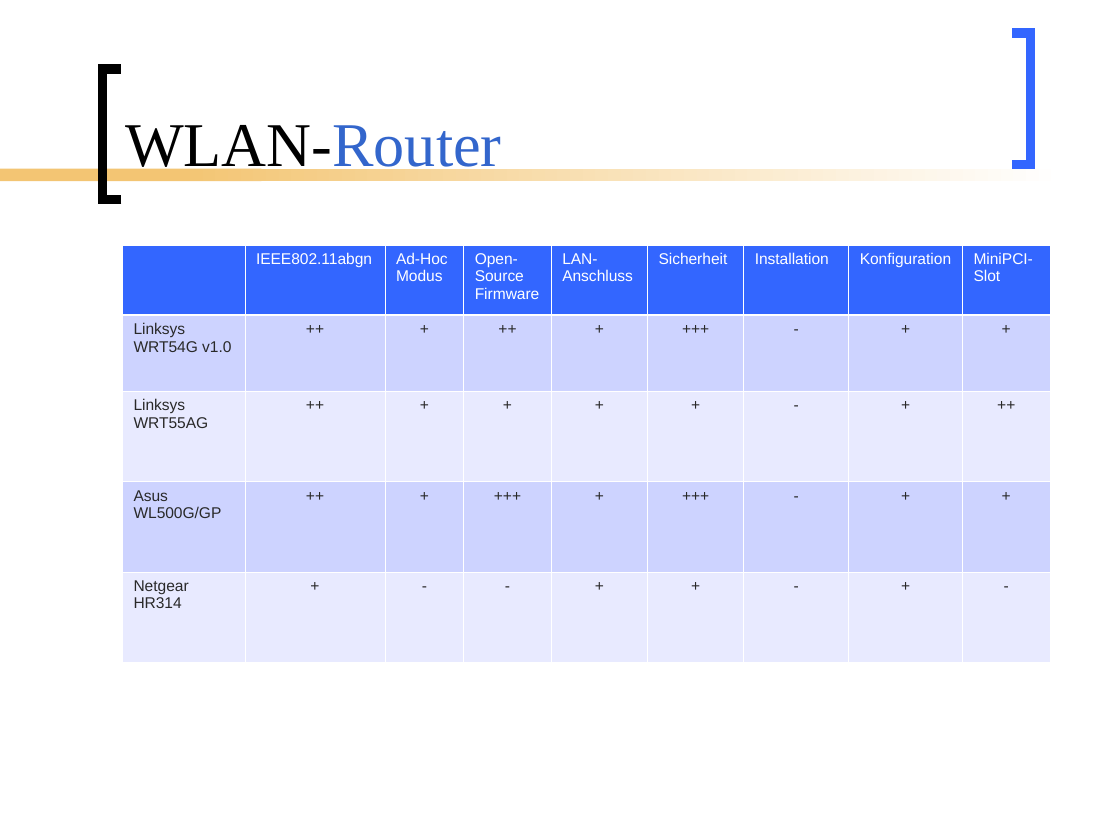
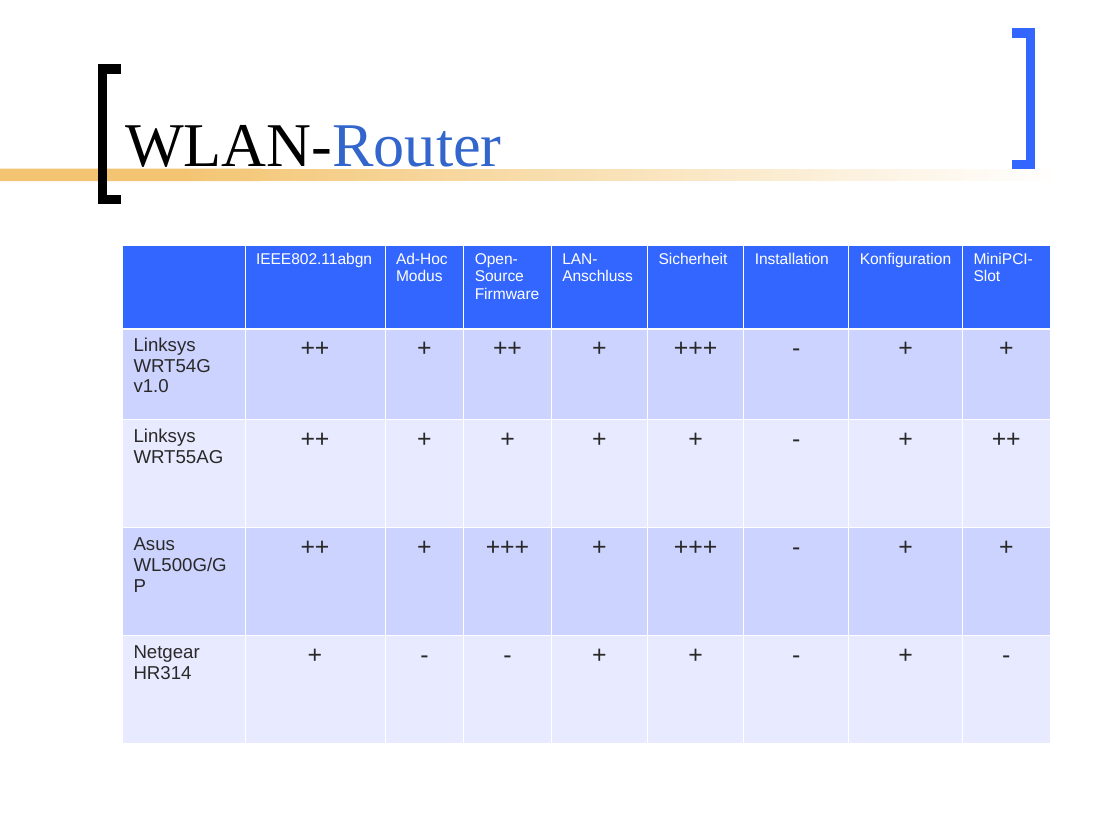
Before and after one commit to BackupTheBerlios/mesh2nexus-svn, a slide deck: slide 12 of documents/folien/MeshNew2.ppt. Drawn at 1120x840 pixels with LibreOffice and Linux fonts; fonts in the diff are those of the drawing. Boxes give left, top, right and bottom in pixels: in the first picture for what was removed or moved away, otherwise in the second. Text is boxed around its words. In the diff, an @@ line names an element or a change of style, - is before the commit and + after.

```diff
--- a/documents/folien/MeshNew2.ppt
+++ b/documents/folien/MeshNew2.ppt
@@ table at bbox=[122, 245, 1049, 744] @@
@@ size 10 to 12 pt in "Linksys WRT54G v1.0", "Linksys WRT55AG", "Asus WL500G/GP", "Netgear HR314" @@
@@ size 10 to 16 pt in "++", "+", "++", "+" and 28 more places @@
```
Also in this commit, not shown: 3 other slides changed, 1 slide added.
